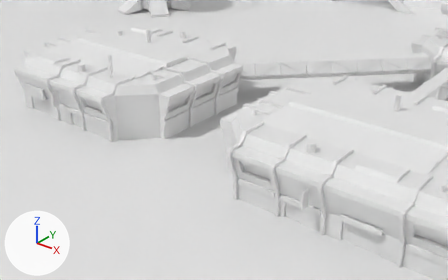
One commit to the glTF model public/models/hadleys.glb: the scene before it, then after it.
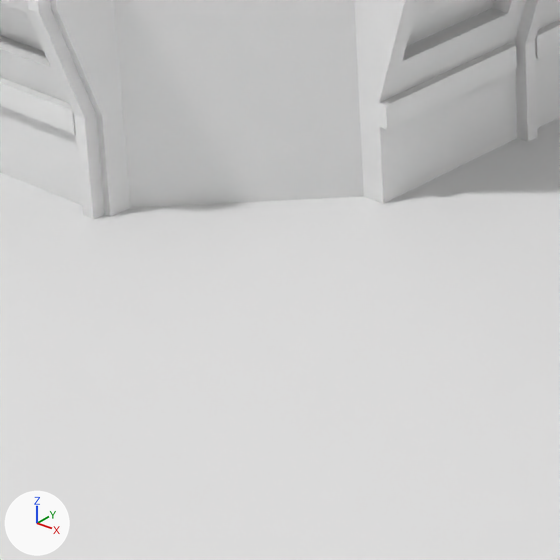
Each version appears first from a 50 mm camera at (4.344, -9.176, 2.533) aimed at (1.116, -5.141, 0.031), and next in a close-up on the part from 21% to 44% of the width and 36% to 73% of the height. The axes (+X, +Y, +Z) are drawn at lower left. The lights are the same throughout. Where no turn or scale is listed for an object, it has been applied to the vertices. Vertices at the same position are counted once.
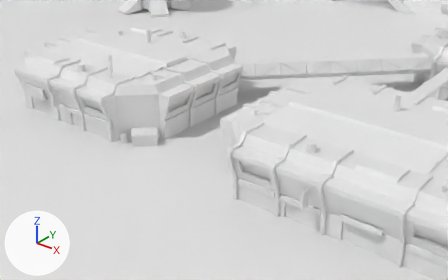
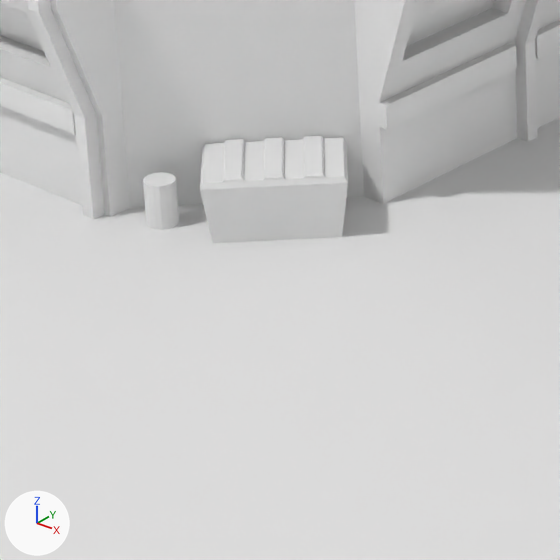
Edits to the bpy script that builds the scene:
```text
Change me_cube_077:
    used by ob_cube_064; location = (-0.374, -4.874, 0.0)
    remove me_cube_077.from_pydata(...)  # 1948 vertices, 3788 faces; spans x -1.11..1.11, y -1.01..1.01, z 0.0..0.74
    add me_cube_077.from_pydata(...)  # 2052 vertices, 3988 faces; spans x -1.11..1.11, y -1.01..1.01, z 0.0..0.74
    me_cube_077 part 1: a new loose piece, a 16-sided cylinder along z spanning x 0.738..0.794, y -0.87..-0.814, z 0.0..0.081
    me_cube_077 part 2: a new loose piece of 72 vertices spanning x 0.77..1.06, y -0.86..-0.57, z 0.0..0.12
```

Changed parts and their boxes (x1, y1, x2, y2) in the close-ups (560 x 560 px):
'Cube.064', reshaped: before (0, 0, 560, 220); after (0, 0, 560, 243)
part 1 of me_cube_077, added: after (143, 172, 179, 230)
part 2 of me_cube_077, added: after (200, 136, 348, 243)
